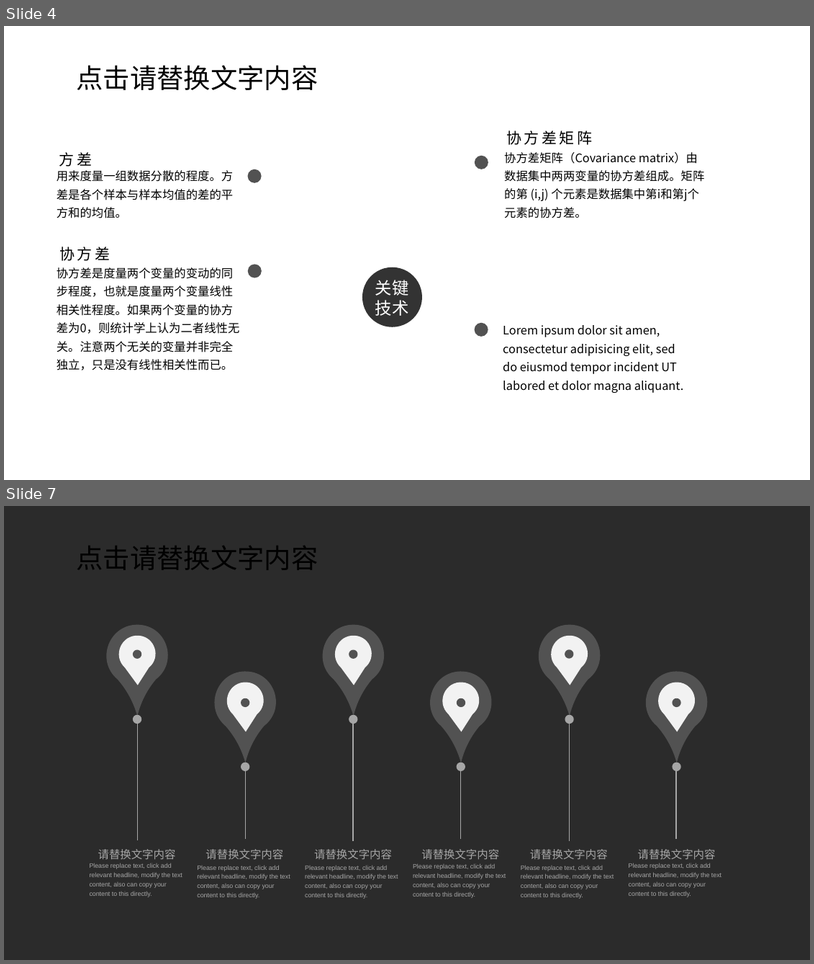
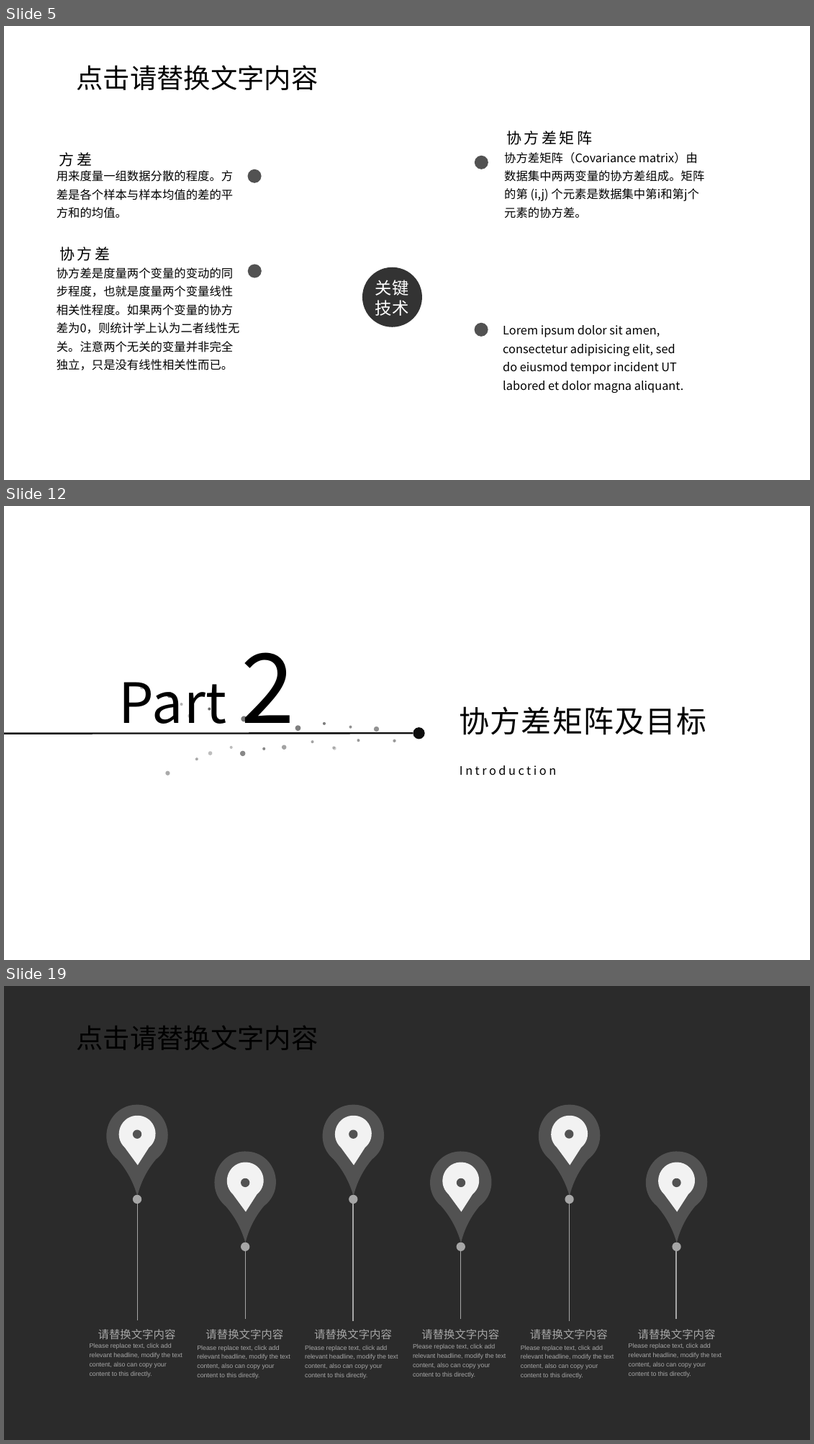
Before and after one commit to DarkDisasters/AnimationTransition, a slide deck: PCATEST/What is PCA.pptx. Shown one above the other, each under a label of ours: slides 4 and 7 before the commit, slides 5, 12 and 19 after it; the slides between them are not shown. The pictures are 814x964 and 814x1444 pixels, drawn with LibreOffice and Linux fonts; fonts in the diff are those of the drawing; background and template pictures are left out; a plain dark background stands for a picture behind light text. Boxes give left, top, right and bottom in pixels: in the first picture for what was removed or moved away, otherwise in the second. Text is boxed around its words. In the diff, an @@ line names an element or a change of style, - is before the commit and + after.

```diff
--- a/PCATEST/What is PCA.pptx
+++ b/PCATEST/What is PCA.pptx
@@ slide 12 added at <box>4,506,810,960</box>, background picture (left out) @@
@@ text added at <box>118,652,295,746</box>, 66 pt, text #000000 @@
+Part 2
@@ text added at <box>460,706,707,735</box>, 36 pt, text #000000 @@
+协方差矩阵及目标
@@ line added from (4, 734) to (414, 733), #0E0E0E 2 pt @@
@@ ellipse added at <box>414,728,425,739</box>, fill #0E0E0E @@
@@ group added at <box>180,703,360,761</box>: 12 ellipses @@
@@ group added at <box>140,685,396,775</box>: 12 ellipses @@
@@ text added at <box>454,761,664,781</box>, 14 pt, text #000000 @@
+Introduction
@@ what was slide 4 is now slide 5 @@
@@ what was slide 7 is now slide 19 @@
```
Also in this commit, not shown: 3 slides changed, 11 other slides added, 17 other files.
